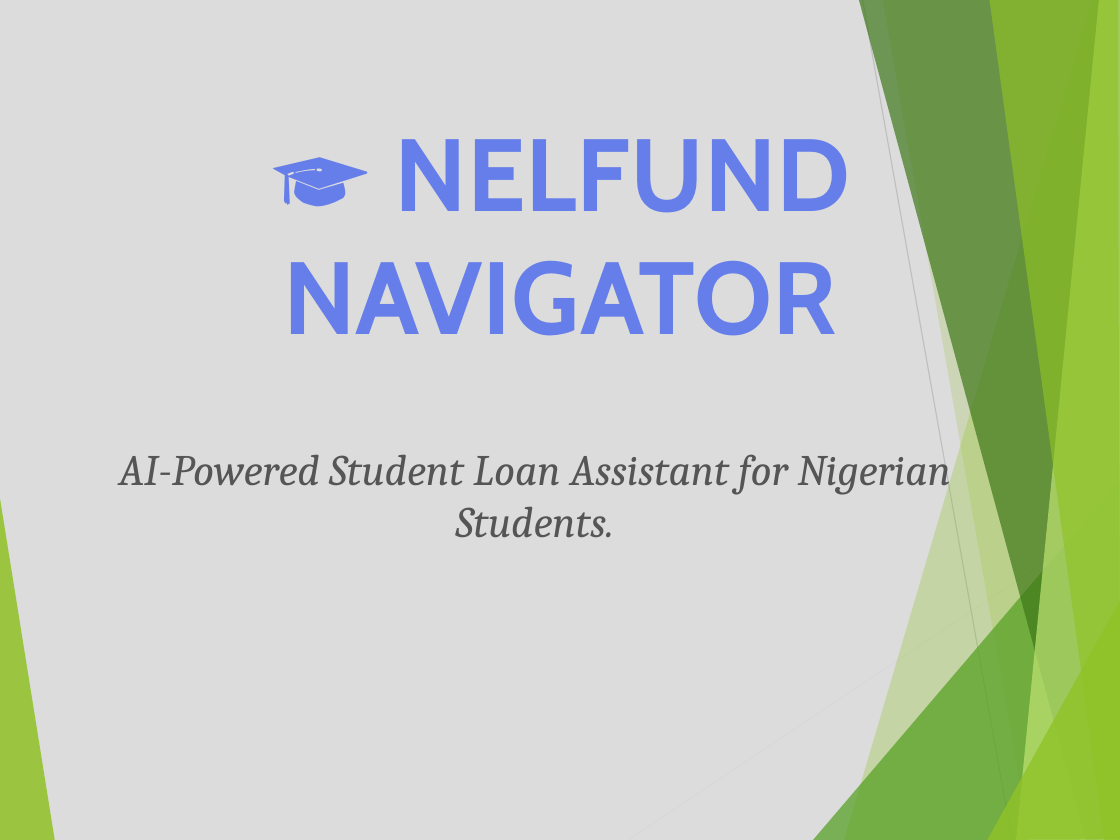
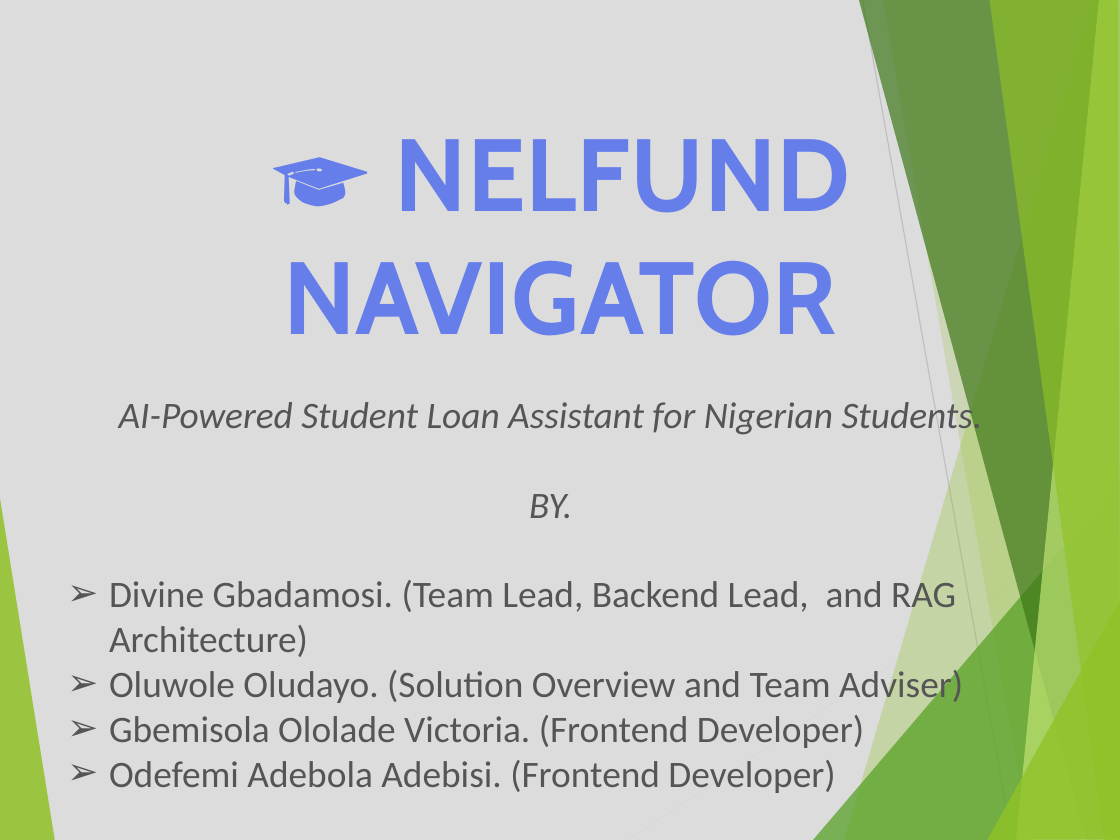
Before and after one commit to Divine123-glitch/Student_Loan, a slide deck: slide 1 of NELFUND_Navigator_Presentation.pptx. Drawn at 1120x840 pixels with LibreOffice and Linux fonts; fonts in the diff are those of the drawing. Boxes give left, top, right and bottom in pixels: in the first picture for what was removed or moved away, otherwise in the second. Text is boxed around its words. In the diff, an @@ line names an element or a change of style, - is before the commit and + after.

```diff
--- a/NELFUND_Navigator_Presentation.pptx
+++ b/NELFUND_Navigator_Presentation.pptx
@@ text "AI-Powered Student Loan Assistant for ...": place and size @@
-text "AI-Powered Student Loan Assistant for ..." at [119, 454, 951, 537]
+text "AI-Powered Student Loan Assistant for ..." at [109, 397, 983, 793]
@@ text at [119, 397, 983, 438]: size 28 to 24 pt, font Cambria to Calibri in "AI-Powered Student Loan Assistant for Nigerian Students." @@
@@ text at [109, 494, 963, 793]: paragraphs added @@
+BY.
+➢ Divine Gbadamosi. (Team Lead, Backend Lead, and RAG Architecture)
+➢ Oluwole Oludayo. (Solution Overview and Team Adviser)
+➢ Gbemisola Ololade Victoria. (Frontend Developer)
+➢ Odefemi Adebola Adebisi. (Frontend Developer)
```
Also in this commit, not shown: 3 other slides changed, 8 other files.
